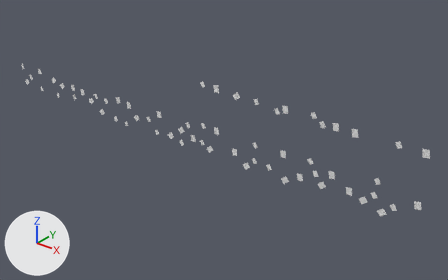
Renders of the FBX model Assets/Geometry/Level_01/Level_01_Decor_01.fbx from each side of a commit.
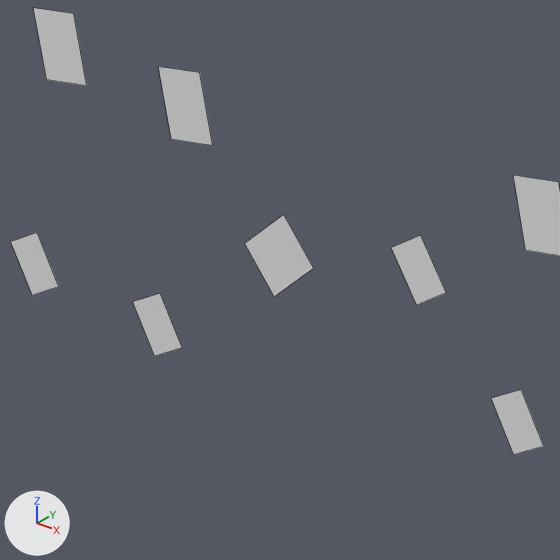
Each version appears first whole from a 50 mm camera at (0.368, -0.3141, 0.1586) aimed at (0.0691, 0.0595, -0.0731), and next in a close-up on the part from 25% to 36% of the width and 34% to 51% of the height. Arrows for +X, +Y and +Z are at lower left; the lights stay in place. The close-ups show mesh edges as thin lines. Materials are left out; every surface is plain grey. Where no turn or scale is listed for an object, it has been applied to the vertices.

In view in the first close-up: 'Level_01_Decor_01'.
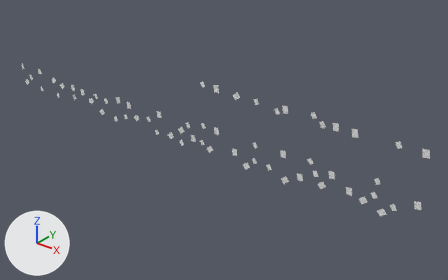
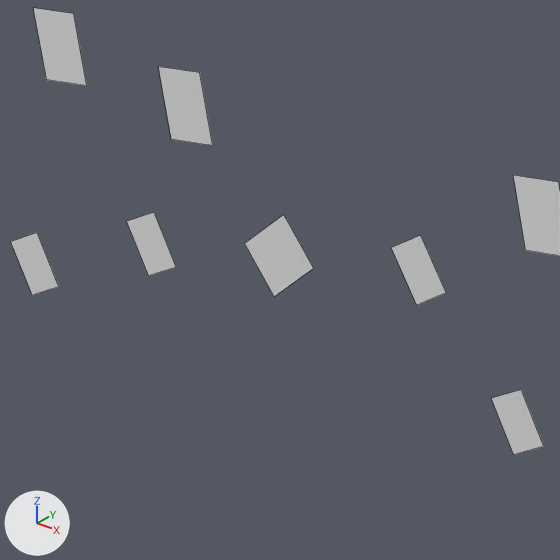
Where the change shows, as pixel boxes [x1, y1, x2, y2] in the close-ups (560 x 560 px; the box of a moved part takes in the faces that stretch with it):
part 1 of me_mesh, moved or reshaped: before [133, 293, 182, 356]; after [127, 212, 176, 276]

What the commit changed:
me_mesh has 252 vertices, 63 faces and spans x -0.193..0.251, y 0.042, z -0.084..-0.016.
me_mesh is used by ob_level_01_decor_01; location (0.0, 0.0, 0.0).
me_mesh part 1: the loose piece of 4 vertices spanning x -0.036..-0.031, y 0.042, z -0.084..-0.078 is moved by (0.0, 0.0, 0.007).
